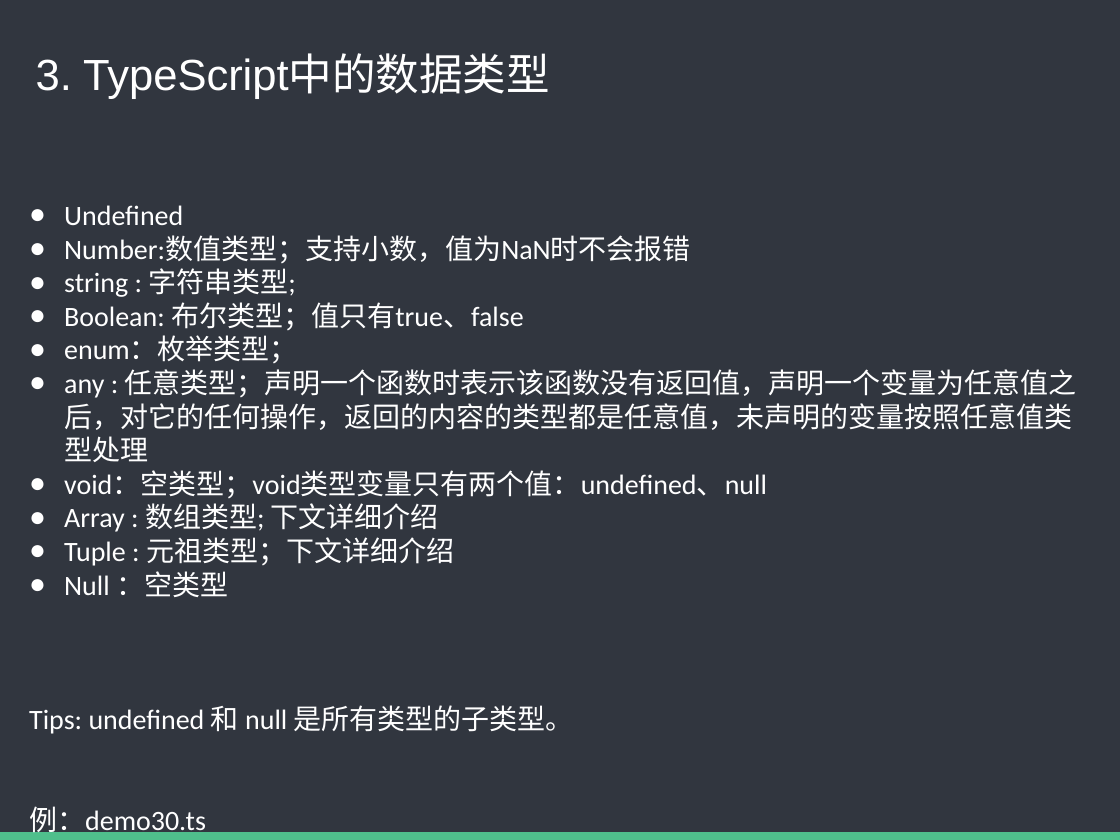
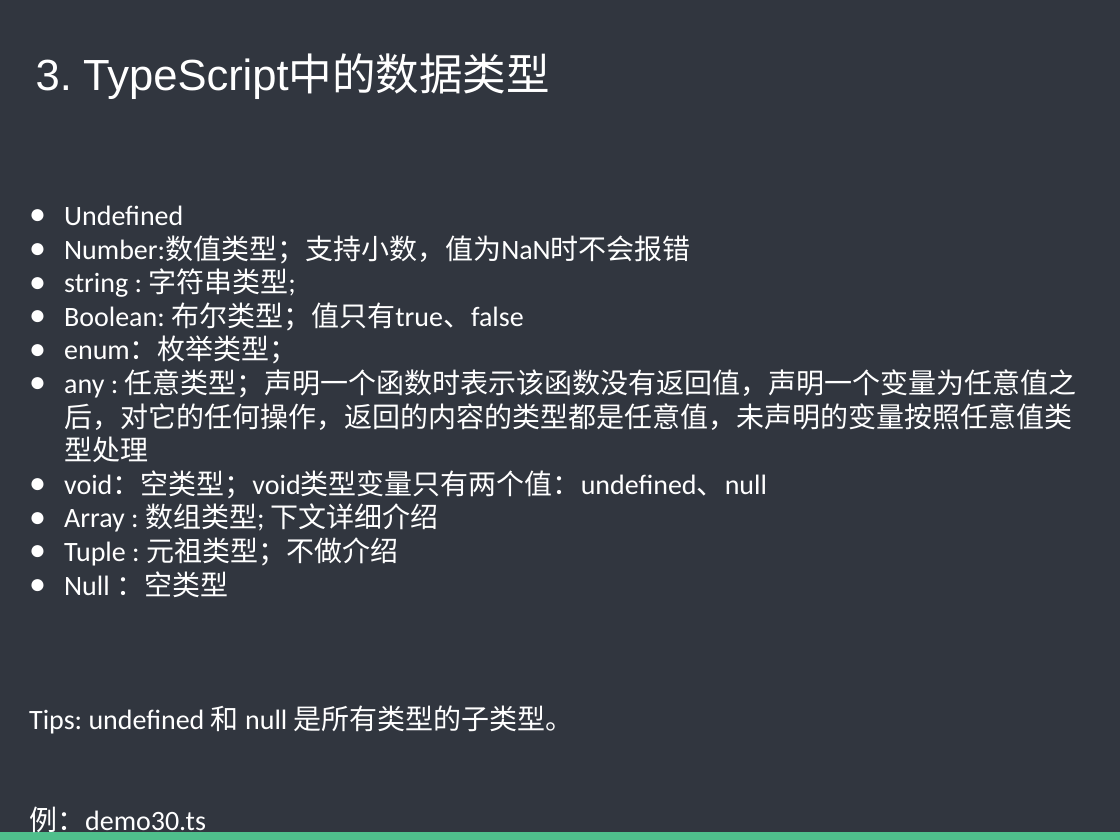
Before and after one commit to baixiaoyu2997/typescript-share, a slide deck: slide 9 of TS内部分享.pptx. Drawn at 1120x840 pixels with LibreOffice and Linux fonts; fonts in the diff are those of the drawing. Boxes give left, top, right and bottom in pixels: in the first picture for what was removed or moved away, otherwise in the second. Text is boxed around its words. In the diff, an @@ line names an element or a change of style, - is before the commit and + after.

```diff
--- a/TS内部分享.pptx
+++ b/TS内部分享.pptx
@@ text at (x1=64, y1=537, x2=398, y2=566): text changed @@
-● Tuple : 元祖类型；下文详细介绍
+● Tuple : 元祖类型；不做介绍
```
Also in this commit, not shown: 9 slides added, 3 other files.
